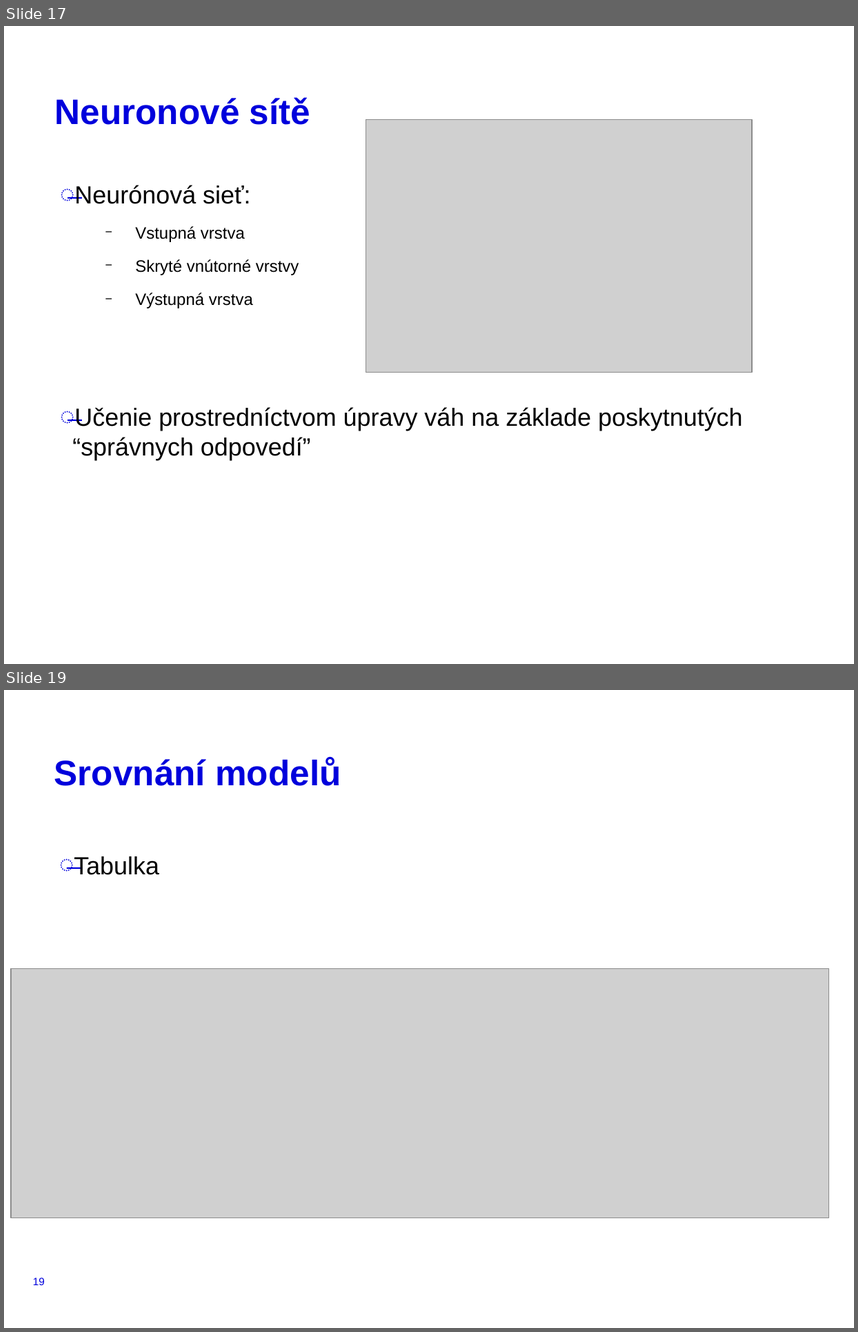
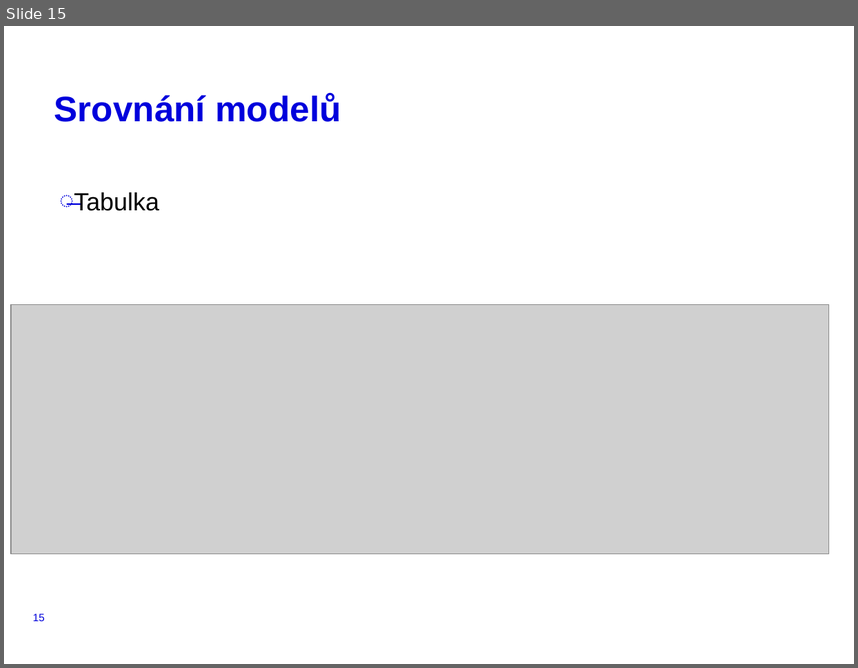
Before and after one commit to llxzy/E4012_rastliny, a slide deck: KAPHS.pptx. Shown one above the other, each under a label of ours: slides 17 and 19 before the commit, slide 15 after it; the slides between them are not shown. The pictures are 858x1332 and 858x668 pixels, drawn with LibreOffice and Linux fonts; fonts in the diff are those of the drawing; grey boxes stand for pictures; background and template pictures are left out. Boxes give left, top, right and bottom in pixels: in the first picture for what was removed or moved away, otherwise in the second. Text is boxed around its words. In the diff, an @@ line names an element or a change of style, - is before the commit and + after.

```diff
--- a/KAPHS.pptx
+++ b/KAPHS.pptx
@@ slide 17 removed at bbox=[4, 26, 854, 664], background #FFFFFF @@
@@ text removed at bbox=[55, 97, 310, 125] @@
-Neuronové sítě
@@ picture removed at bbox=[366, 120, 752, 372] @@
@@ text removed at bbox=[60, 185, 743, 460] @@
-̶ Neurónová sieť:
-  − Vstupná vrstva
-  − Skryté vnútorné vrstvy
-  − Výstupná vrstva
-̶ Učenie prostredníctvom úpravy váh na základe poskytnutých “správnych odpovedí”
@@ what was slide 19 is now slide 15 @@
@@ page number at bbox=[33, 613, 45, 621]: text changed @@
-19
+15
```
Also in this commit, not shown: 1 slide changed, 1 slide added, 4 other slides removed.
